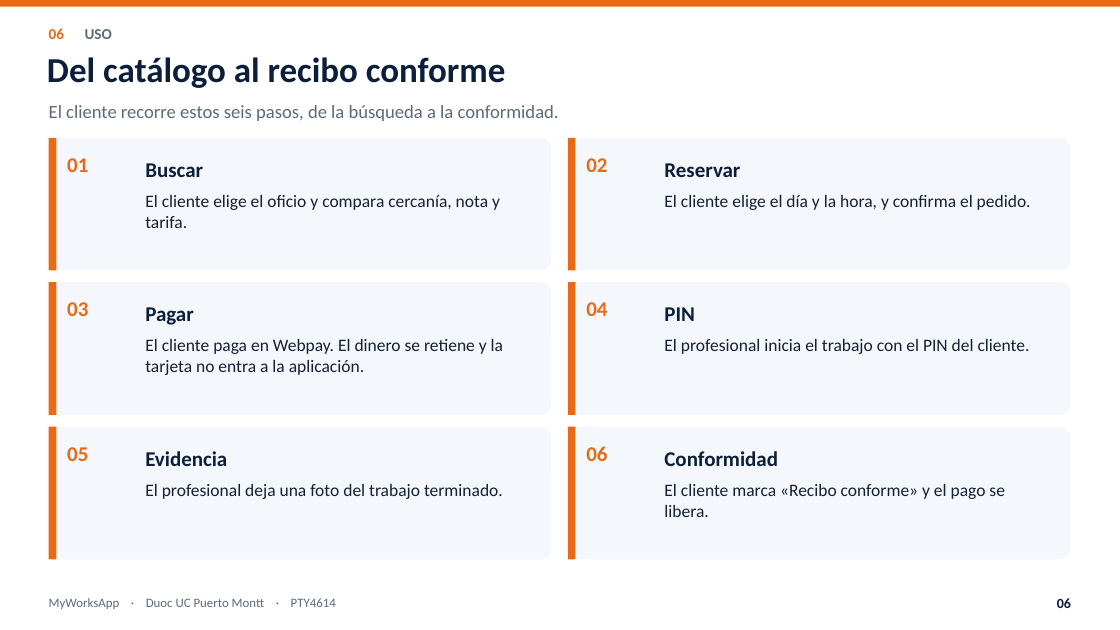
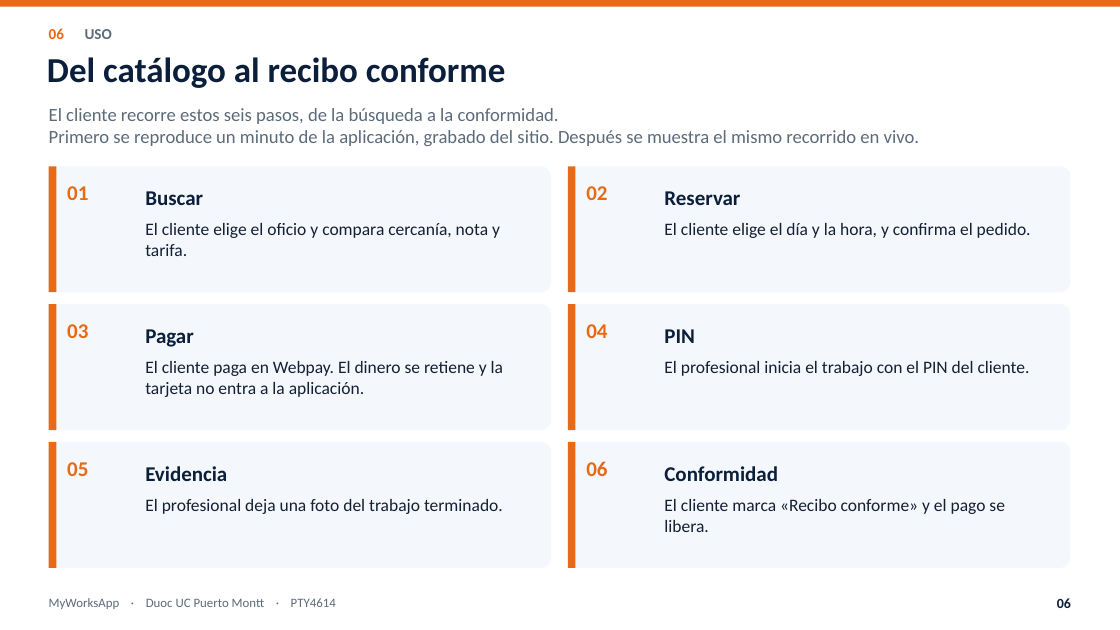
Before and after one commit to nicoussj/Proyecto-Titulo-MyWorksApp, a slide deck: slide 6 of Fase 2/Presentacion_final_MyWorksApp.pptx. Drawn at 1120x630 pixels with LibreOffice and Linux fonts; fonts in the diff are those of the drawing. Boxes give left, top, right and bottom in pixels: in the first picture for what was removed or moved away, otherwise in the second. Text is boxed around its words. In the diff, an @@ line names an element or a change of style, - is before the commit and + after.

```diff
--- a/Fase 2/Presentacion_final_MyWorksApp.pptx
+++ b/Fase 2/Presentacion_final_MyWorksApp.pptx
@@ text at <box>49,130,919,146</box>: paragraph added @@
+Primero se reproduce un minuto de la aplicación, grabado del sitio. Después se muestra el mismo recorrido en vivo.
@@ rounded rectangle: place and size @@
-rounded rectangle at <box>49,138,551,271</box>
+rounded rectangle at <box>49,166,551,292</box>
@@ rectangle: place and size @@
-rectangle at <box>49,138,56,271</box>
+rectangle at <box>49,166,56,292</box>
@@ rounded rectangle: place and size @@
-rounded rectangle at <box>568,138,1070,271</box>
+rounded rectangle at <box>568,166,1070,292</box>
@@ rectangle: place and size @@
-rectangle at <box>568,138,576,271</box>
+rectangle at <box>568,166,576,292</box>
@@ 6 texts: place and size @@
-6 texts at <box>67,158,1031,228</box>
+6 texts at <box>67,186,1031,256</box>
@@ rounded rectangle: place and size @@
-rounded rectangle at <box>49,282,551,415</box>
+rounded rectangle at <box>49,304,551,430</box>
@@ rectangle: place and size @@
-rectangle at <box>49,282,56,415</box>
+rectangle at <box>49,304,56,430</box>
@@ rounded rectangle: place and size @@
-rounded rectangle at <box>568,282,1070,415</box>
+rounded rectangle at <box>568,304,1070,430</box>
@@ rectangle: place and size @@
-rectangle at <box>568,282,576,415</box>
+rectangle at <box>568,304,576,430</box>
@@ 6 texts: place and size @@
-6 texts at <box>67,302,1030,375</box>
+6 texts at <box>67,324,1030,397</box>
@@ rounded rectangle: place and size @@
-rounded rectangle at <box>49,427,551,560</box>
+rounded rectangle at <box>49,442,551,568</box>
@@ rectangle: place and size @@
-rectangle at <box>49,427,56,560</box>
+rectangle at <box>49,442,56,568</box>
@@ rounded rectangle: place and size @@
-rounded rectangle at <box>568,427,1070,560</box>
+rounded rectangle at <box>568,442,1070,568</box>
@@ rectangle: place and size @@
-rectangle at <box>568,427,576,560</box>
+rectangle at <box>568,442,576,568</box>
@@ 6 texts: place and size @@
-6 texts at <box>67,446,1005,517</box>
+6 texts at <box>67,461,1005,532</box>
```
Also in this commit, not shown: 4 other files.
